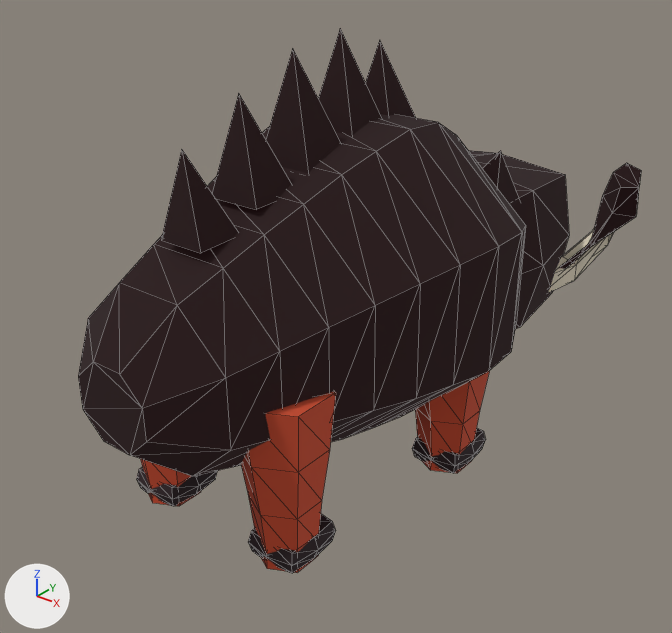
A saved change to the glTF model kitten-survivors/assets/models/boar.glb.
Before and after are seen from a camera (50 mm lens) standing at (0.974, -1.242, 1.037) and looking at (-0.029, 0.012, 0.259). The axes (+X, +Y, +Z) are drawn at lower left. The lights are the same throughout. The picture after the commit comes second. Mesh edges are drawn as thin lines. Vertices at exactly the same position are counted once.

The scene before the commit, as lines of its bpy script (objects in view):
```python
ob_boarbody = bpy.data.objects.new('boarBody', me_boarbody)
ob_boarbody.location = (0.0, 0.0, 0.0)
ob_legbackleft = bpy.data.objects.new('legBackLeft', me_legbackleft)
ob_legbackleft.location = (-0.14, -0.336, 0.265)
ob_legbackright = bpy.data.objects.new('legBackRight', me_legbackright)
ob_legbackright.location = (0.14, -0.336, 0.265)
ob_legfrontright = bpy.data.objects.new('legFrontRight', me_legfrontright)
ob_legfrontright.location = (0.196, 0.062, 0.265)
```
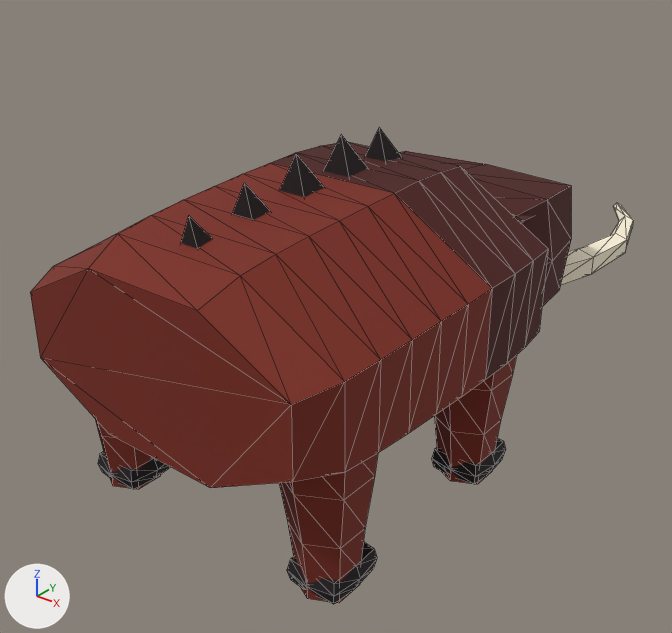
Location of each change, (x1, y1, x2, y2) in pixels of the pictures (672 x 633 px; the box of a moved part takes in the faces that stretch with it):
'boarBody', recoloured, reshaped (7% wider, 20% shorter): before (78, 28, 641, 476); after (30, 128, 633, 488)
'legBackRight', recoloured, moved: before (241, 391, 336, 573); after (279, 453, 378, 604)
'legFrontRight', recoloured, moved: before (412, 371, 489, 473); after (432, 355, 517, 484)
'legBackLeft', recoloured, moved: before (137, 459, 217, 507); after (95, 419, 170, 489)
part 1 of me_boarbody, moved or reshaped (not visible before): after (365, 128, 402, 161)
part 2 of me_boarbody, moved or reshaped (not visible before): after (324, 135, 368, 177)
part 3 of me_boarbody, moved or reshaped (not visible before): after (279, 154, 325, 197)
part 4 of me_boarbody, moved or reshaped (not visible before): after (232, 183, 270, 220)
part 5 of me_boarbody, moved or reshaped (not visible before): after (181, 216, 212, 249)
part 6 of me_boarbody, rebuilt (not visible before): after (30, 142, 548, 488)
part 7 of me_boarbody, rebuilt: before (468, 150, 569, 329); after (400, 151, 571, 307)
part 8 of me_boarbody, added (pale yellow): after (561, 203, 633, 285)
part 9 of me_boarbody, deleted: before (78, 28, 641, 476)
part 10 of me_boarbody, reshaped (mostly hidden): after (514, 216, 534, 223)

What changed in the scene script:
```text
Change mat_boarhide:
    mat_boarhide.base_color: (0.604, 0.0704, 0.0242) -> (0.195, 0.0203, 0.00913)  # red #cc4b2b -> dark red #7a2718
Change mat_boarmantle:
    mat_boarmantle.base_color: (0.202, 0.0232, 0.013) -> (0.0685, 0.0075, 0.00518)  # dark red #7c2a1e -> dark red #4a1510
Change me_boarbody:
    used by ob_boarbody; location = (0.0, 0.0, 0.0)
    remove me_boarbody.from_pydata(...)  # 518 vertices, 924 faces; spans x -0.336..0.333, y -0.543..0.617, z 0.093..0.798
    add me_boarbody.from_pydata(...)  # 311 vertices, 558 faces; spans x -0.331..0.331, y -0.47..0.784, z 0.154..0.622
    me_boarbody part 1: the loose piece of 5 vertices spanning x -0.034..0.034, y 0.086..0.154, z 0.602..0.74 is scaled about its middle by (1, 1, 0.594), then moved by (0.0, 0.0, -0.1)
    me_boarbody part 2: the loose piece of 5 vertices spanning x -0.038..0.038, y -0.028..0.048, z 0.616..0.772 is scaled about its middle by (1, 1, 0.577), then moved by (0.0, 0.0, -0.117)
    me_boarbody part 3: the loose piece of 5 vertices spanning x -0.037..0.037, y -0.145..-0.071, z 0.608..0.756 is scaled about its middle by (1, 1, 0.581), then moved by (0.0, 0.0, -0.111)
    me_boarbody part 4: the loose piece of 5 vertices spanning x -0.031..0.031, y -0.261..-0.199, z 0.582..0.708 is scaled about its middle by (1, 1, 0.603), then moved by (0.0, 0.0, -0.087)
    me_boarbody part 5: the loose piece of 5 vertices spanning x -0.025..0.025, y -0.373..-0.323, z 0.546..0.65 is scaled about its middle by (1, 1, 0.635), then moved by (0.0, 0.0, -0.055)
    me_boarbody part 6: the loose piece of 80 vertices spanning x -0.281..0.281, y -0.52..0.17, z 0.117..0.622 is rebuilt with 80 vertices and now spans x -0.331..0.331, y -0.47..0.17, z 0.154..0.557
    me_boarbody part 7: the loose piece of 26 vertices spanning x -0.222..0.222, y 0.132..0.588, z 0.138..0.494 is rebuilt with 26 vertices and now spans x -0.24..0.24, y 0.21..0.51, z 0.194..0.466, in mat_boarmantle (dark red #4a1510)
    me_boarbody part 8: a new loose piece of 25 vertices spanning x 0.112..0.277, y 0.45..0.784, z 0.203..0.328, in mat_boartusk (pale yellow #fff4dc)
    me_boarbody part 9: 15 loose pieces with 241 vertices, spanning x -0.336..0.333, y -0.543..0.617, z 0.093..0.798, are deleted
    me_boarbody part 10
    26 vertices are removed from x -0.196..0.196, y 0.158..0.562, z 0.164..0.468
    48 faces are deleted
    10 vertices are added at x -0.246..0.246, y 0.21..0.342, z 0.426..0.458
    12 new faces join them, mat_boarmantle (dark red #4a1510)
    other edits to the shape of me_boarbody do not show in these pictures
    remove me_boarbody.materials.append(mat_boaroutline)  # black #1c0709
Change ob_legfrontright:
    ob_legfrontright.location: (0.196, 0.062, 0.265) -> (0.244, 0.056, 0.265)
Change ob_legbackleft:
    ob_legbackleft.location: (-0.14, -0.336, 0.265) -> (-0.236, -0.348, 0.265)
Change ob_legbackright:
    ob_legbackright.location: (0.14, -0.336, 0.265) -> (0.236, -0.348, 0.265)
```
